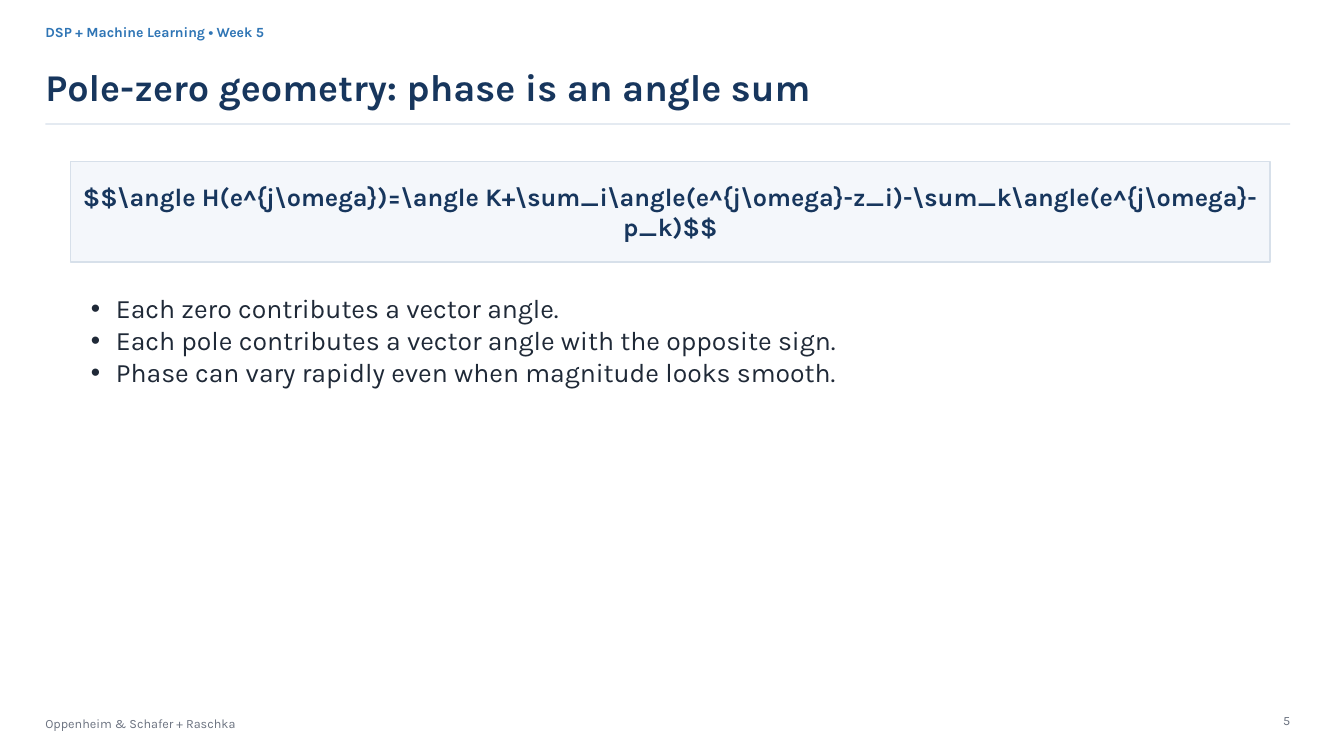
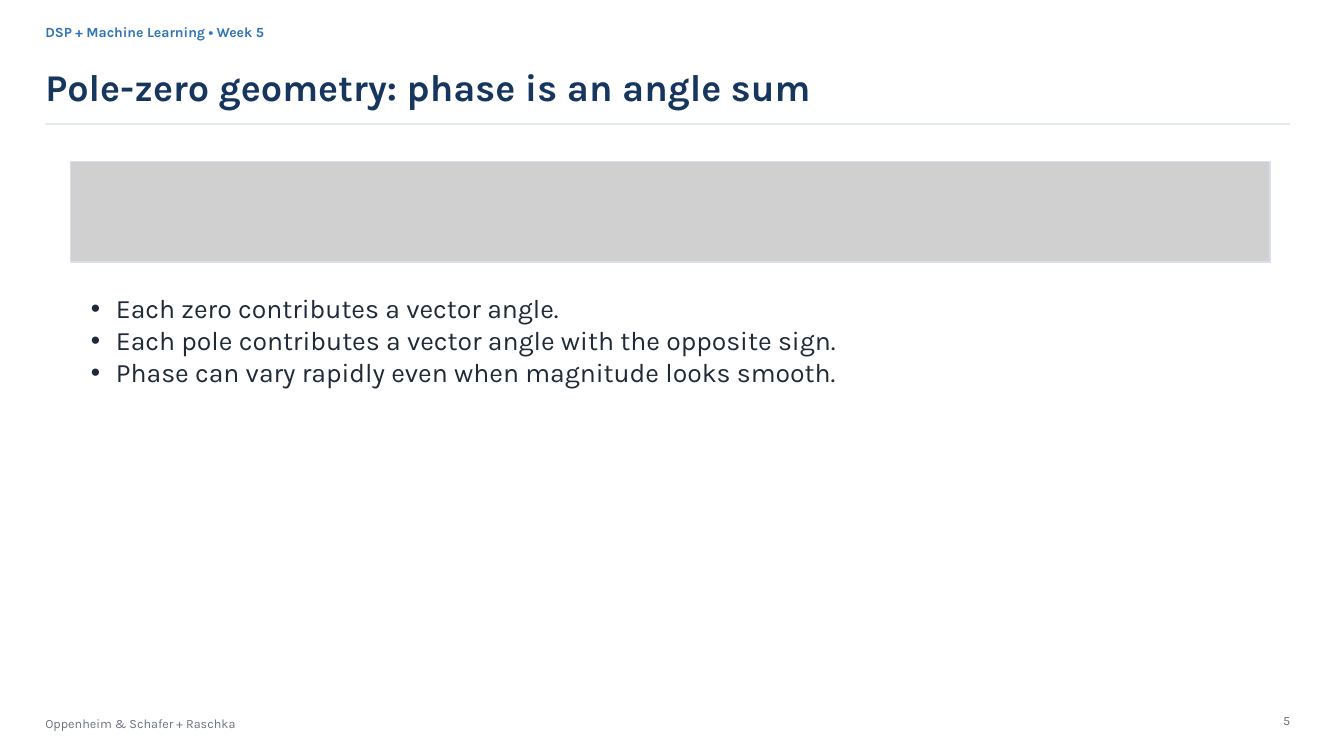
Before and after one commit to mathys2000/ecen45632_f26, a slide deck: slide 5 of python/CourseDesign/Week05e/Week5_Lecture9_Time_Frequency_Responses_Group_Delay.pptx. Drawn at 1344x756 pixels with LibreOffice and Linux fonts; fonts in the diff are those of the drawing; grey boxes stand for pictures. Boxes give left, top, right and bottom in pixels: in the first picture for what was removed or moved away, otherwise in the second. Text is boxed around its words. In the diff, an @@ line names an element or a change of style, - is before the commit and + after.

```diff
--- a/python/CourseDesign/Week05e/Week5_Lecture9_Time_Frequency_Responses_Group_Delay.pptx
+++ b/python/CourseDesign/Week05e/Week5_Lecture9_Time_Frequency_Responses_Group_Delay.pptx
@@ rectangle removed at <box>71,161,1270,262</box> @@
-$$\angle H(e^{j\omega})=\angle K+\sum_i\angle(e^{j\omega}-z_i)-\sum_k\angle(e^{j\omega}-p_k)$$
@@ picture added at <box>71,161,1270,262</box> @@
```
Also in this commit, not shown: 5 other slides changed, 6 other files.
